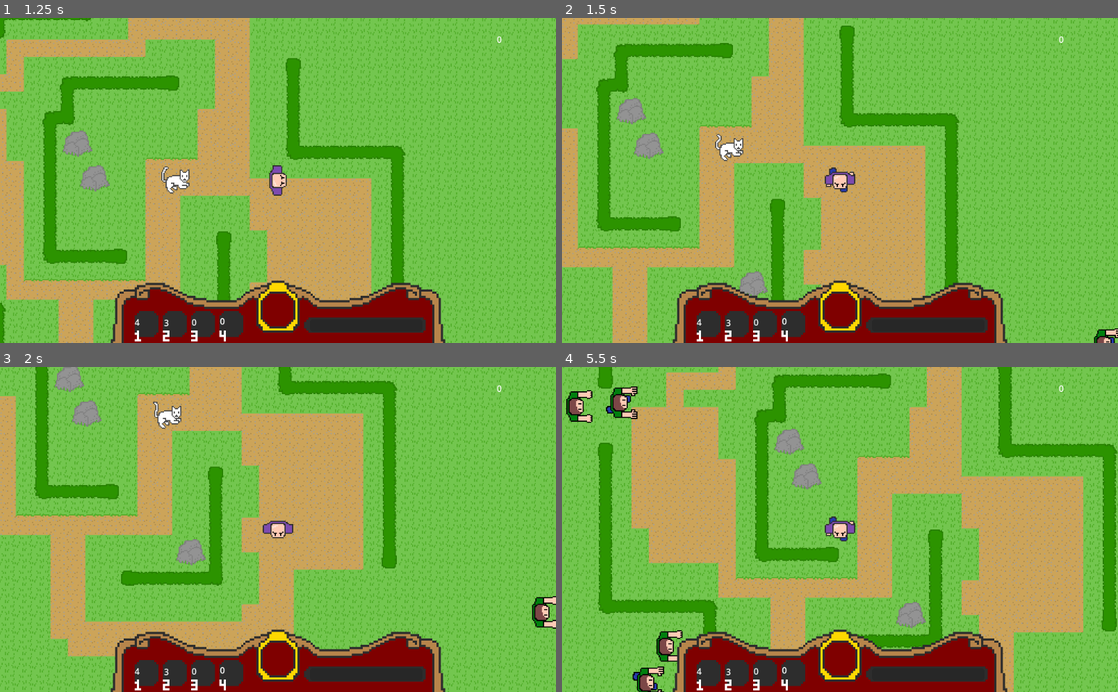
Above: before the commit, frames 1-4 (two rows, left to right).
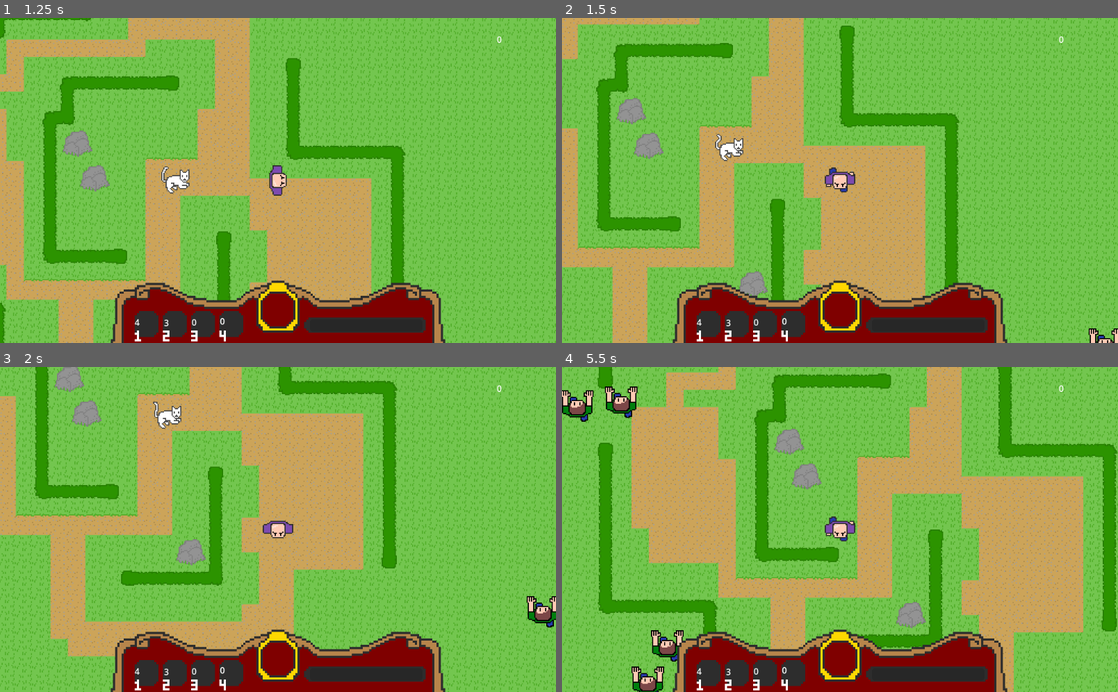
Above: after the commit, the same moments.

Repository: JessicaCC-gd/GGJ2024-2_4_1
Game: Godot game, scene res://level.tscn
Two runs of this game, one before a commit and one after it. Both use one fixed random seed, a clock stepped at 60 frames per second and the inputs below.
Inputs:
- Up to frame 1 (1.25 s): tap Enter at 0.5 s; hold Right (move_right) from 0.53 s (still down); tap 1 (action_1) at 0.6 s
- Up to frame 2 (1.5 s): release Right (move_right) at 1.28 s; hold Down (move_down) from 1.28 s (still down); tap 2 (action_2) at 1.35 s
- Up to frame 3 (2 s): keep holding Down (move_down)
- Up to frame 4 (5.5 s): release Down (move_down) at 2.03 s; hold Right (move_right) 2.03-2.78 s; tap 1 (action_1) at 2.1, 3.6, 5.1 s; hold Up (move_up) 2.78-3.53 s; tap 2 (action_2) at 2.85, 4.35 s; hold Left (move_left) 3.53-5.03 s; hold Down (move_down) from 5.03 s (still down)

Frame 1 is identical in both runs. In frame 2, 0.2% of the frame differs, in the area x 94-100%, y 95-100%; in frame 3, 0.4%; in frame 4, 1.5%, in the area x 0-22%, y 5-100%.

Commit message:
Enemy idle

Diff:
--- a/enemy.gd
+++ b/enemy.gd
@@ -17,19 +17,28 @@
 	_animated_sprite.play("walk")
 
 func _chase():
-	direction == null
+	var chasing_cat = false
+	if get_node_or_null("../cat") != null:
+		var cat_direction = _get_los($"../cat".global_position)
+		if cat_direction != null:
+			direction = cat_direction
+			chasing_cat = true
 
-	if get_node_or_null("../cat") != null:
-		direction = _get_los($"../cat".global_position)
-		if direction != null: return
+	if !chasing_cat:
+		var size = len(_target.trail)
+		var trail_direction = null
+		for n in range(size-1, -1, -1):
+			trail_direction = _get_los(_target.trail[n])
+			if trail_direction != null:
+				break
 
-	var size = len(_target.trail)
-	for n in range(size-1, -1, -1):
-			direction = _get_los(_target.trail[n])
-			if direction != null:
-				break
-	if direction == null: direction = Vector2(0, 0)
-
+		if trail_direction == null:
+			_animated_sprite.play("idle")
+			direction = Vector2.ZERO
+		else:
+			direction = trail_direction
+			_animated_sprite.play("walk")
+			_animated_sprite.rotation = atan2(direction.y, direction.x) + PI/2
 
 func _get_los(target_pos):
 	_raycast.set_target_position(target_pos - global_position)
@@ -38,10 +47,10 @@
 		return _raycast.target_position.normalized()
 	return null
 
+func _process(delta):
+	_chase()
 
 func _physics_process(delta):
-	_chase()
-	_animated_sprite.rotation = atan2(direction.y, direction.x) + PI/2
 	velocity = direction * speed
 	move_and_slide()
 
Not shown, added: assets/sprites/banana_peel.png.import
Binary file added: assets/sprites/tickler_idle.png
Not shown, added: assets/sprites/tickler_idle.png.import
